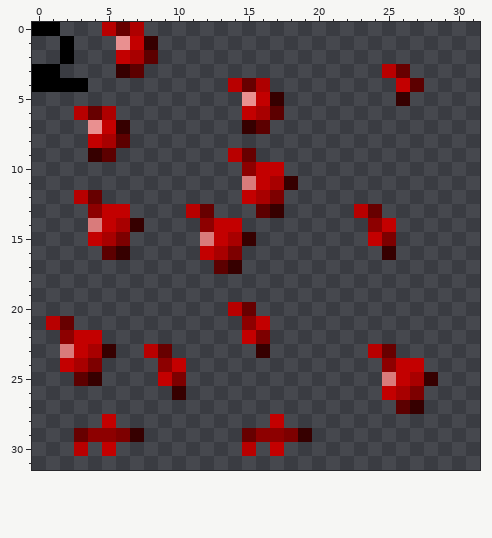
Pixel-art file -- build/res/img/cherry_seeds2.ase. That is the earlier state.
32x32 pixels, 1 frame.
After the commit:
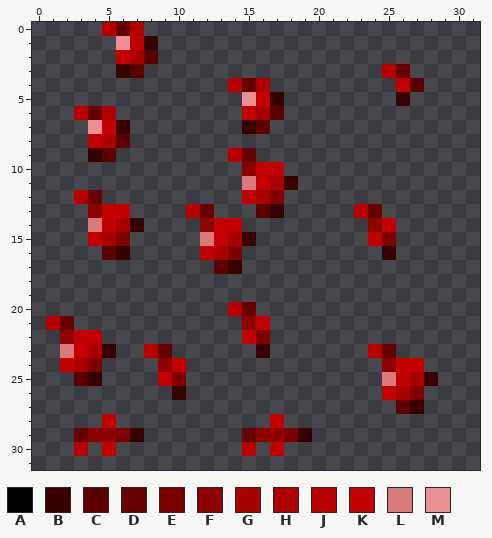
Palette (. is transparent): A #000000  B #360000  C #5c0000  D #670000  E #7d0000  F #8d0000  G #a80000  H #ae0000  J #b80000  K #c30000  L #d97b7b  M #e99090
Log entry: Added the ability to pickup seeds (and fix some bugs)
Edits made:
Colour A is removed in row 0 at x 0 to 1; in rows 1 to 2 at x 2; in row 3 at x 0 to 1; in row 4 at x 0 to 3.
Pixel boxes of the changes (left, top, right, bottom) in both pictures:
erased: (32, 22, 88, 92)
